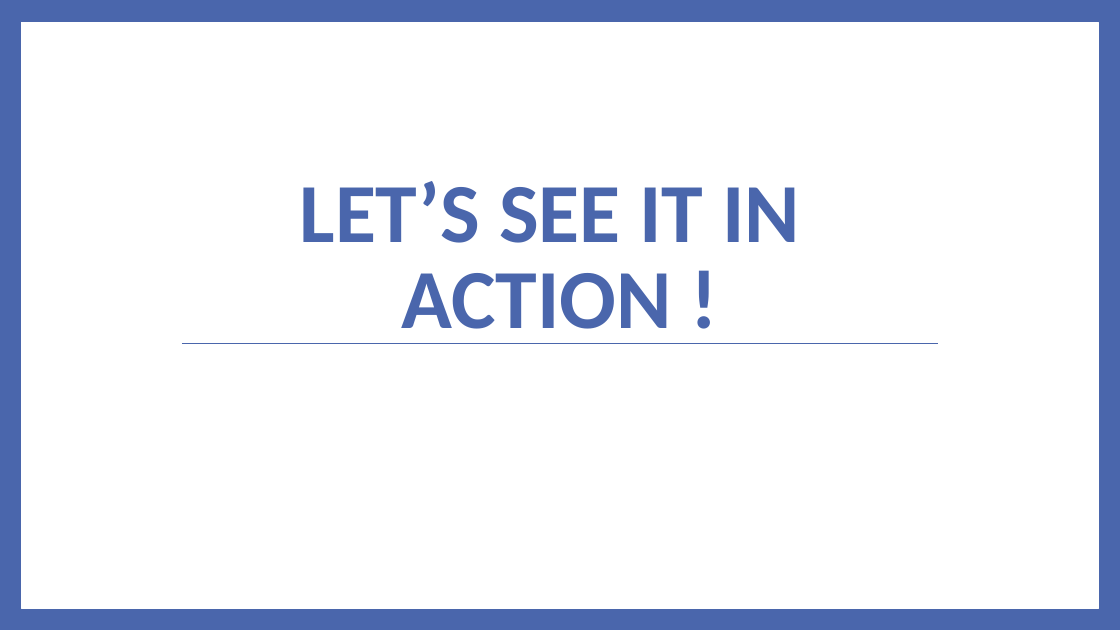
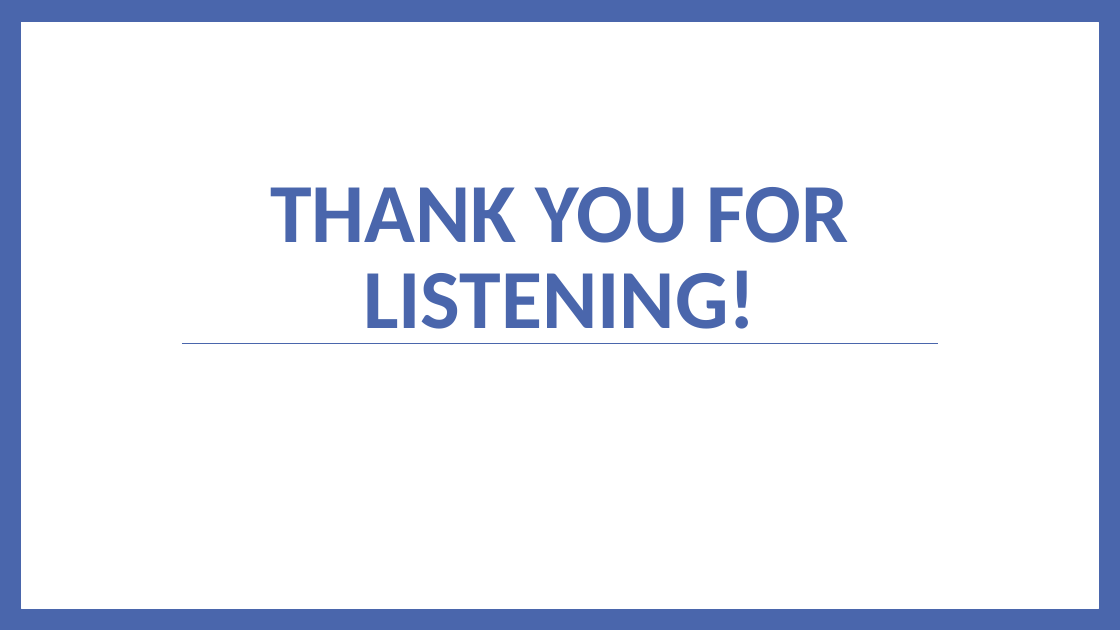
Before and after one commit to MaximSpeczyk/IoT-FPGA, a slide deck: slide 13 of HardwareEngineering/Presentation/hardwarePresentation_teamH.pptx. Drawn at 1120x630 pixels with LibreOffice and Linux fonts; fonts in the diff are those of the drawing. Boxes give left, top, right and bottom in pixels: in the first picture for what was removed or moved away, otherwise in the second. Text is boxed around its words. In the diff, an @@ line names an element or a change of style, - is before the commit and + after.

```diff
--- a/HardwareEngineering/Presentation/hardwarePresentation_teamH.pptx
+++ b/HardwareEngineering/Presentation/hardwarePresentation_teamH.pptx
@@ title at bbox=[270, 187, 849, 344]: text changed @@
-LET’S SEE IT IN
-ACTION !
+THANK YOU FOR LISTENING!
```
Also in this commit, not shown: 3 other slides changed.
